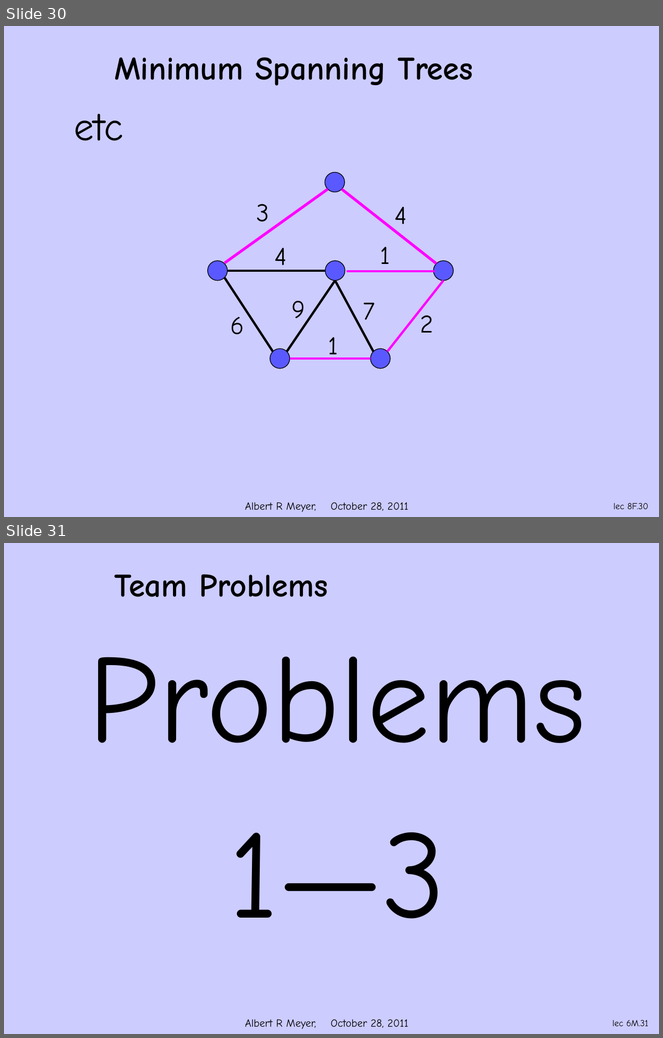
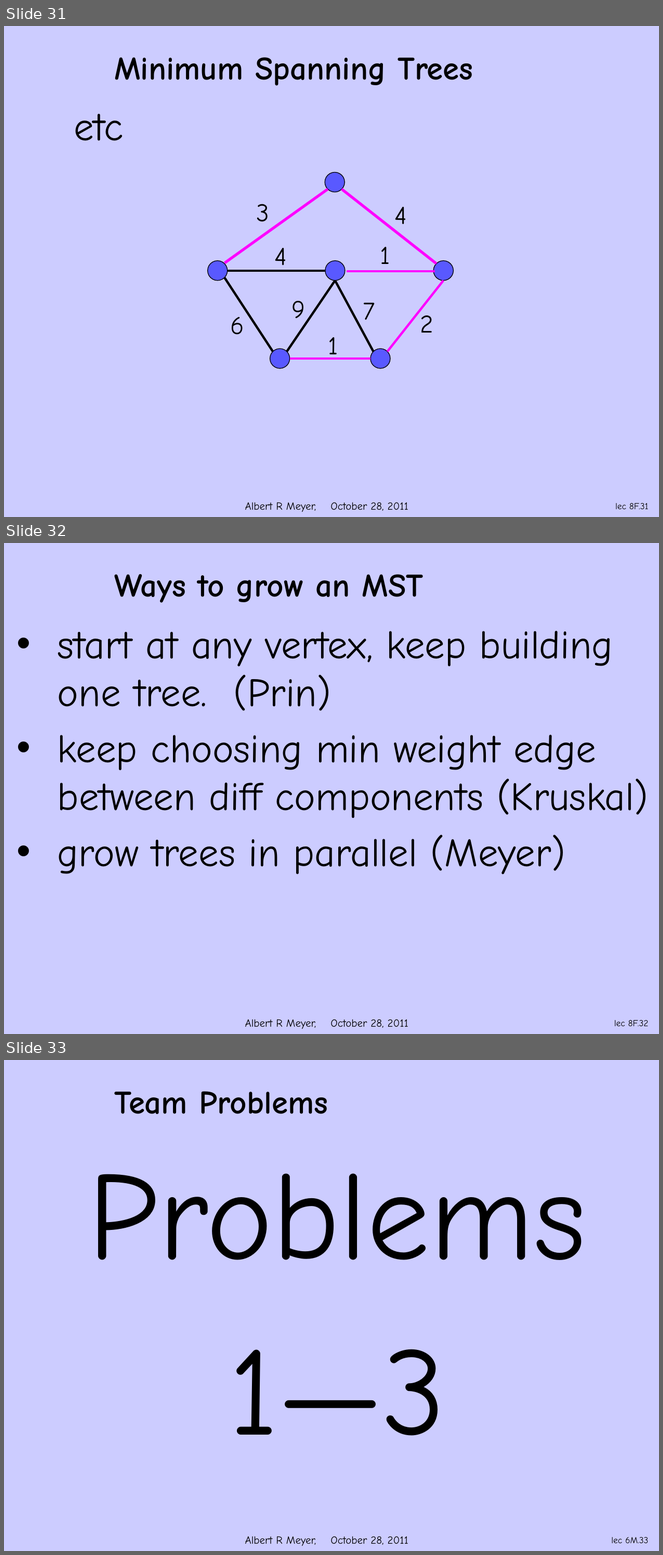
Before and after one commit to armeyer/mcs_web, a slide deck: fall11/slidesF11/slides9m.pptx. Shown one above the other, each under a label of ours: slides 30 and 31 before the commit, slides 31, 32 and 33 after it. The pictures are 663x1038 and 663x1555 pixels, drawn with LibreOffice and Linux fonts; fonts in the diff are those of the drawing; background and template pictures are left out. Boxes give left, top, right and bottom in pixels: in the first picture for what was removed or moved away, otherwise in the second. Text is boxed around its words. In the diff, an @@ line names an element or a change of style, - is before the commit and + after.

Commit message:
slides9m tweak

```diff
--- a/fall11/slidesF11/slides9m.pptx
+++ b/fall11/slidesF11/slides9m.pptx
@@ slide 32 added at (4,543,659,1034), background #CCCCFF; not listed: 1 template element that a slide beside it also shows @@
@@ title added at (114,574,423,603), 36 pt, text #000000, bold @@
+Ways to grow an MST
@@ text added at (58,631,648,875), 44 pt, text #000000 @@
+• start at any vertex, keep building one tree. (Prin)
+• keep choosing min weight edge between diff components (Kruskal)
+• grow trees in parallel (Meyer)
@@ page number added at (614,1020,649,1027), 10 pt, text #000000 @@
+lec 8F.32
@@ what was slide 30 is now slide 31 @@
@@ page number at (616,503,649,510): text changed @@
-lec 8F.30
+lec 8F.31
@@ what was slide 31 is now slide 33 @@
@@ page number at (611,1537,648,1544): text changed @@
-lec 6M.31
+lec 6M.33
```
Also in this commit, not shown: 1 slide changed, 1 other slide added.
